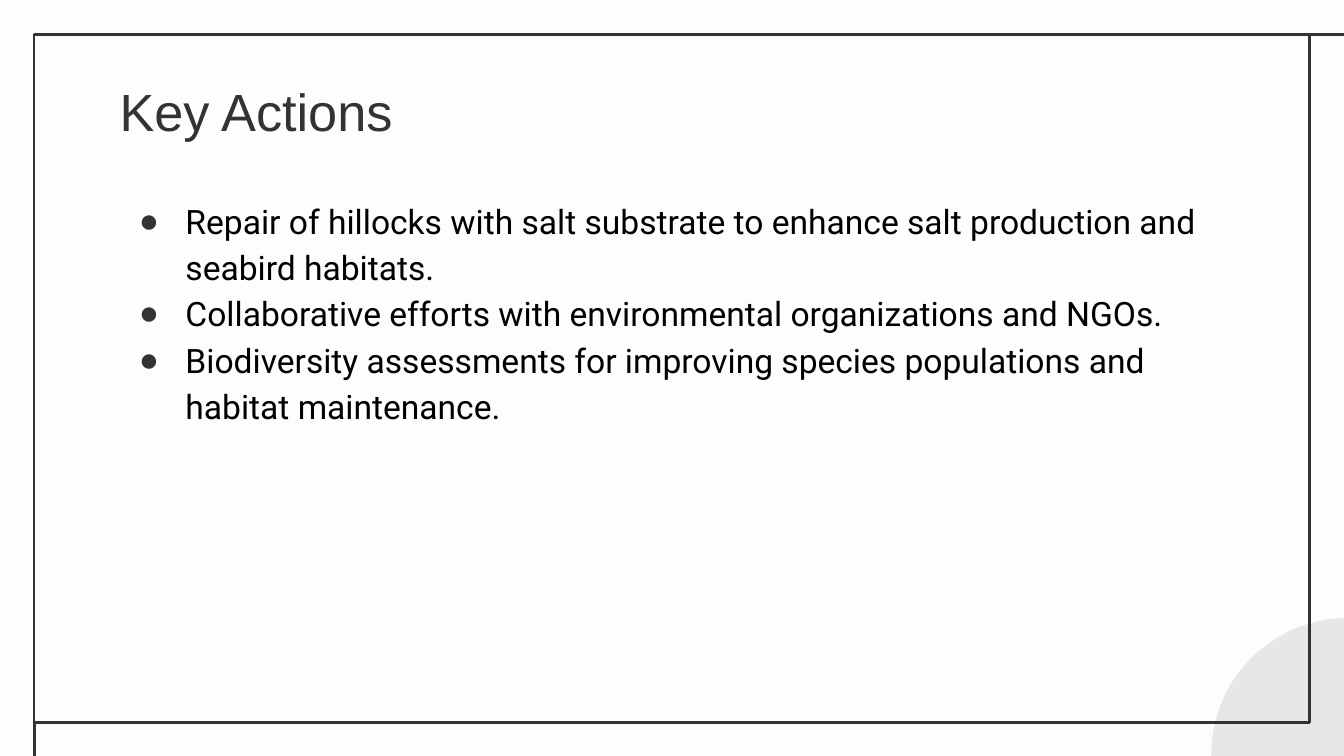
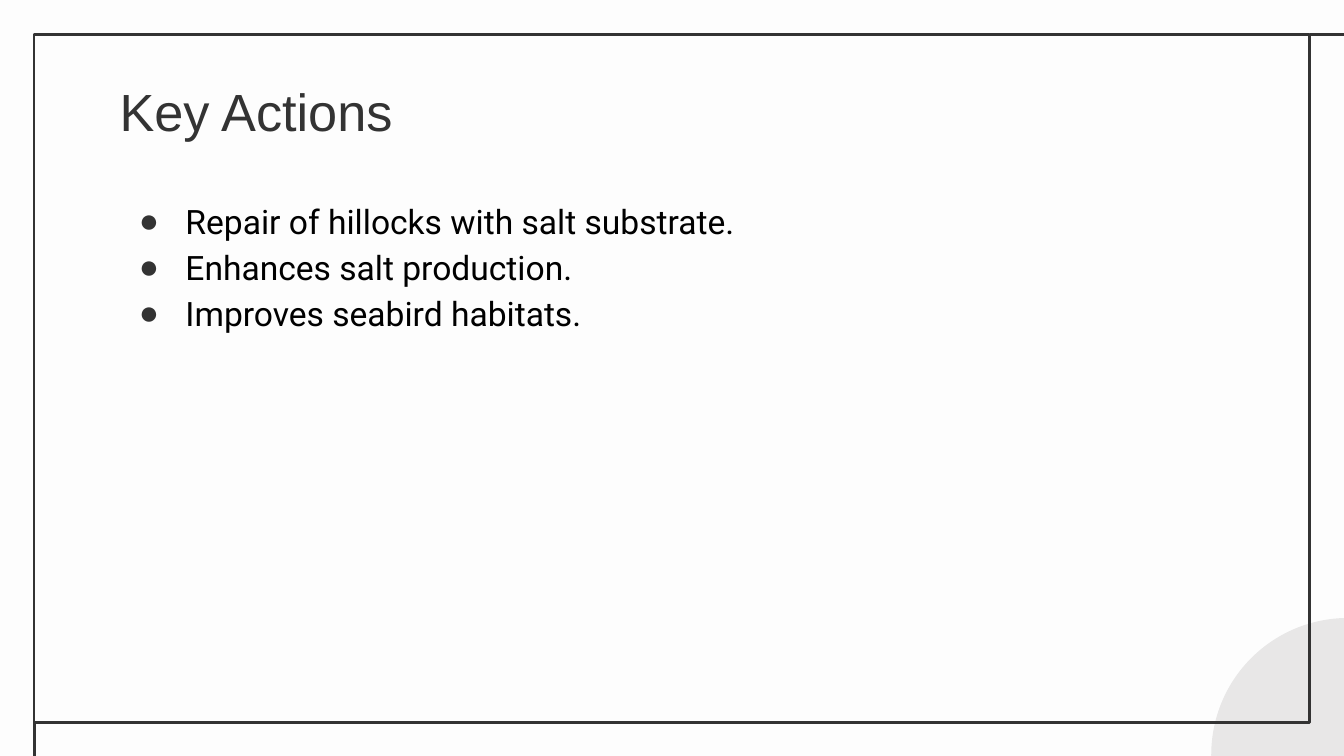
Before and after one commit to knowhrishi/AutoDeckAI-EchoHack, a slide deck: slide 4 of generated_presentation.pptx. Drawn at 1344x756 pixels with LibreOffice and Linux fonts; fonts in the diff are those of the drawing. Boxes give left, top, right and bottom in pixels: in the first picture for what was removed or moved away, otherwise in the second. Text is boxed around its words. In the diff, an @@ line names an element or a change of style, - is before the commit and + after.

```diff
--- a/generated_presentation.pptx
+++ b/generated_presentation.pptx
@@ subtitle at (185,208,735,333): text changed @@
-● Repair of hillocks with salt substrate to enhance salt production and seabird habitats.
-● Collaborative efforts with environmental organizations and NGOs.
-● Biodiversity assessments for improving species populations and habitat maintenance.
+● Repair of hillocks with salt substrate.
+● Enhances salt production.
+● Improves seabird habitats.
```
Also in this commit, not shown: 4 other slides changed, 2 slides added, 2 slides removed, 3 other files.
